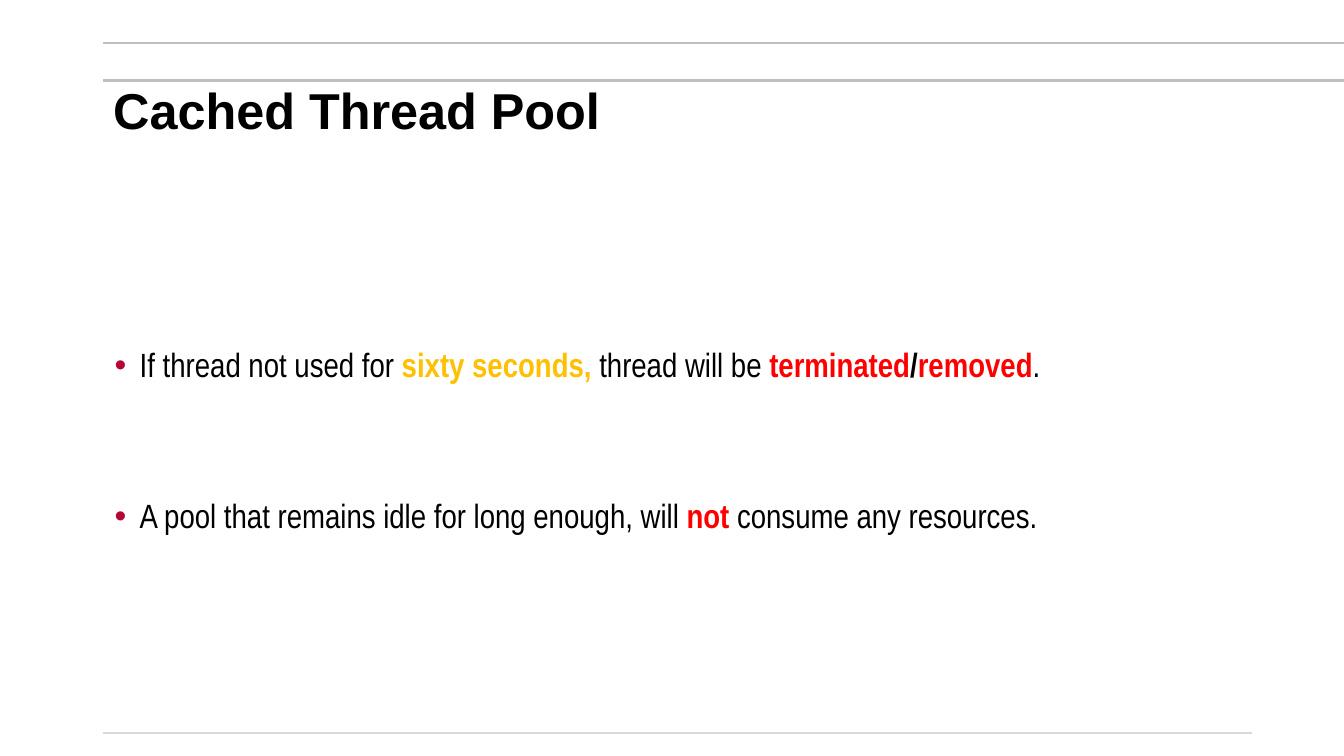
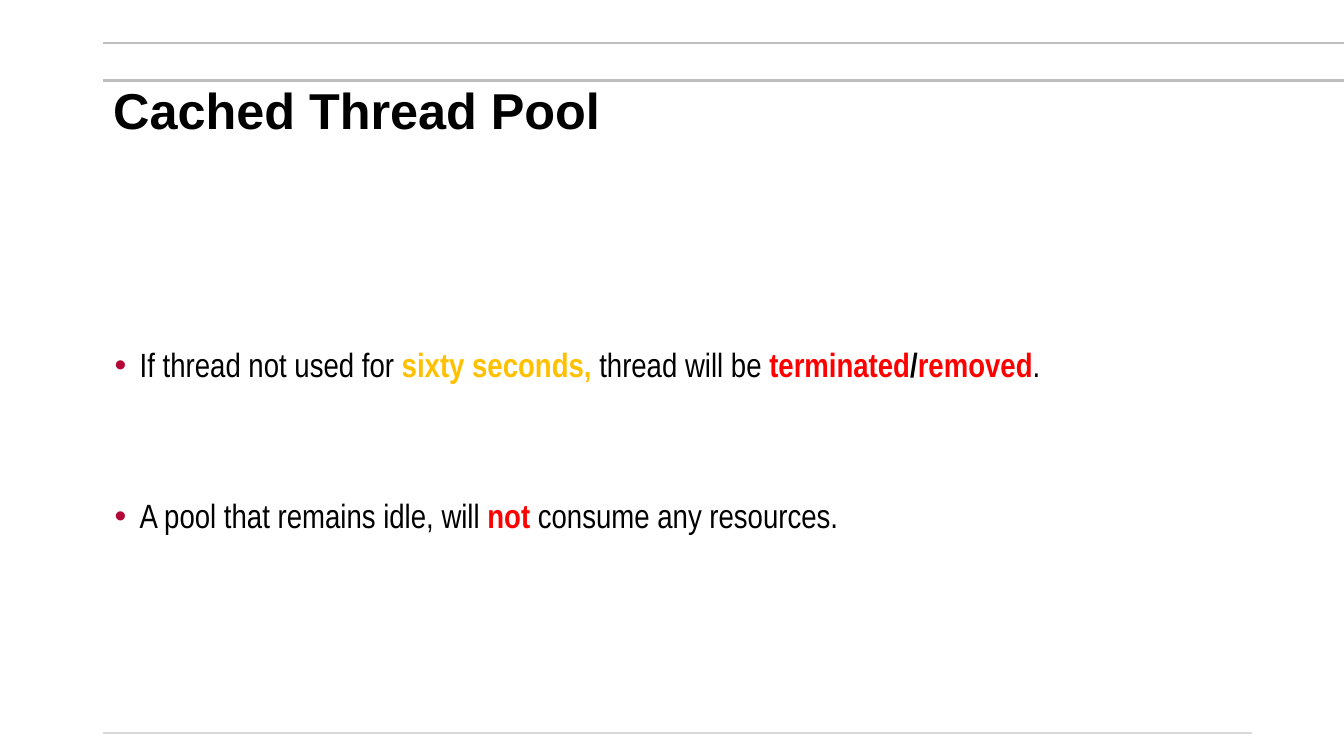
Before and after one commit to mikegrace2/CSEN160-Fall2026-Course-Website, a slide deck: slide 13 of lectures/Week07_Miscellaneuos/1_Threads_ExecutorService_V4.pptx. Drawn at 1344x756 pixels with LibreOffice and Linux fonts; fonts in the diff are those of the drawing; background and template pictures are left out. Boxes give left, top, right and bottom in pixels: in the first picture for what was removed or moved away, otherwise in the second. Text is boxed around its words. In the diff, an @@ line names an element or a change of style, - is before the commit and + after.

```diff
--- a/lectures/Week07_Miscellaneuos/1_Threads_ExecutorService_V4.pptx
+++ b/lectures/Week07_Miscellaneuos/1_Threads_ExecutorService_V4.pptx
@@ text at [140, 503, 838, 535]: text changed @@
-• A pool that remains idle for long enough, will not consume any resources.
+• A pool that remains idle, will not consume any resources.
```
Also in this commit, not shown: 5 other slides changed.
